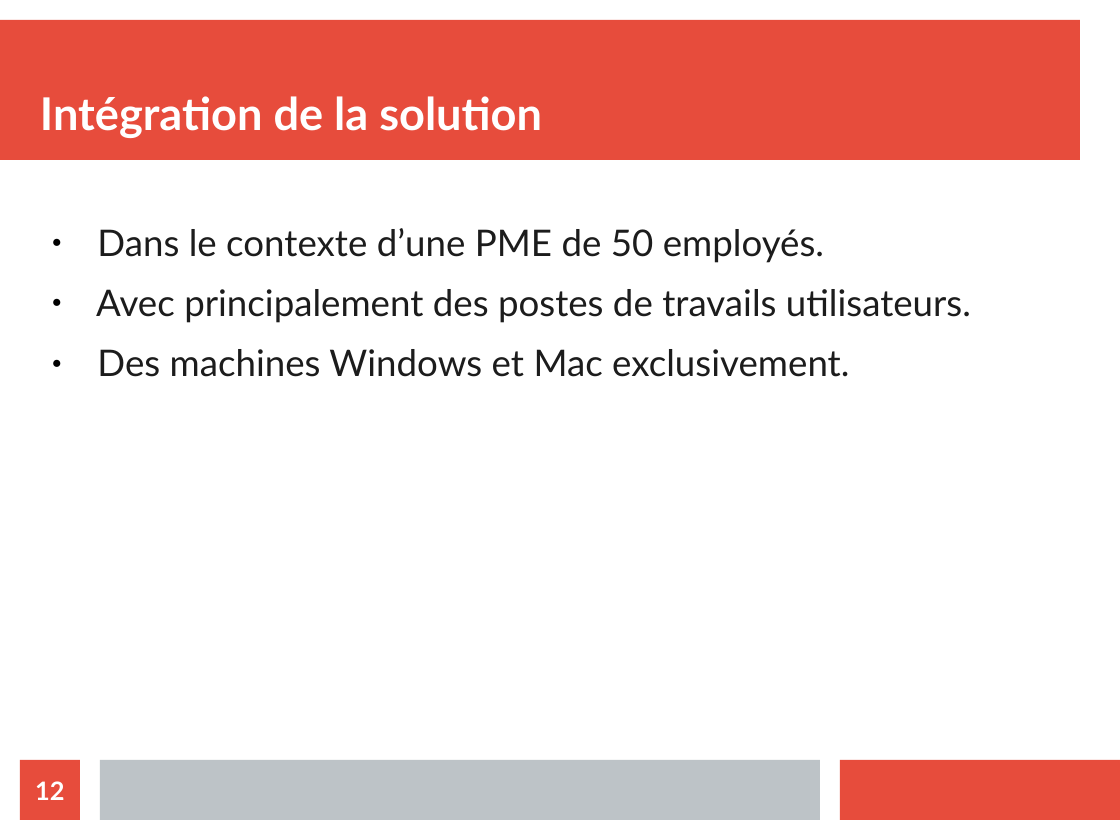
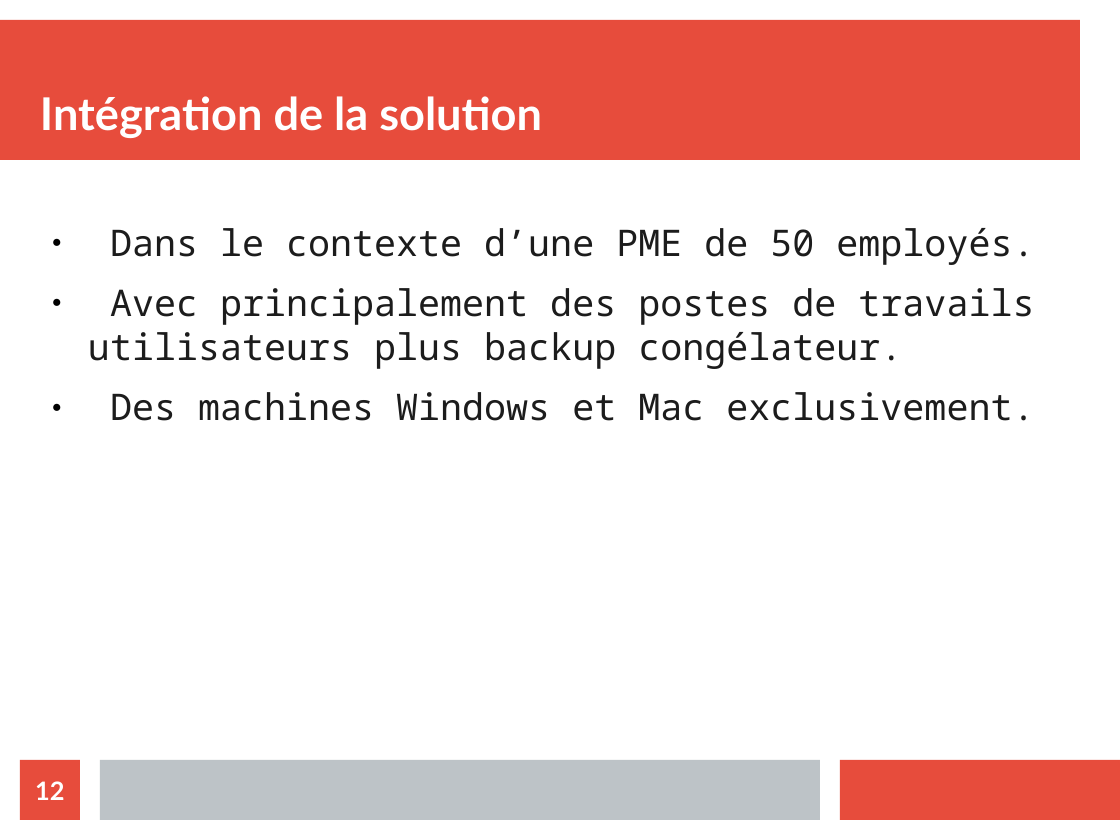
Before and after one commit to Nyahon/AIT, a slide deck: slide 12 of AIT_Amazon_Presentation.odp. Drawn at 1120x840 pixels with LibreOffice and Linux fonts; fonts in the diff are those of the drawing. Boxes give left, top, right and bottom in pixels: in the first picture for what was removed or moved away, otherwise in the second. Text is boxed around its words. In the diff, an @@ line names an element or a change of style, - is before the commit and + after.

Commit message:
somoredification

```diff
--- a/AIT_Amazon_Presentation.odp
+++ b/AIT_Amazon_Presentation.odp
@@ text at bbox=[110, 228, 1034, 421]: font Lato to Noto Sans Mono in "Dans le contexte d’une PME de 50 ...", "Des machines Windows et Mac exclusivement." @@
@@ text at bbox=[88, 288, 1034, 369]: text changed; font Lato to Noto Sans Mono @@
-● Avec principalement des postes de travails utilisateurs.
+● Avec principalement des postes de travails utilisateurs plus backup congélateur.
```
